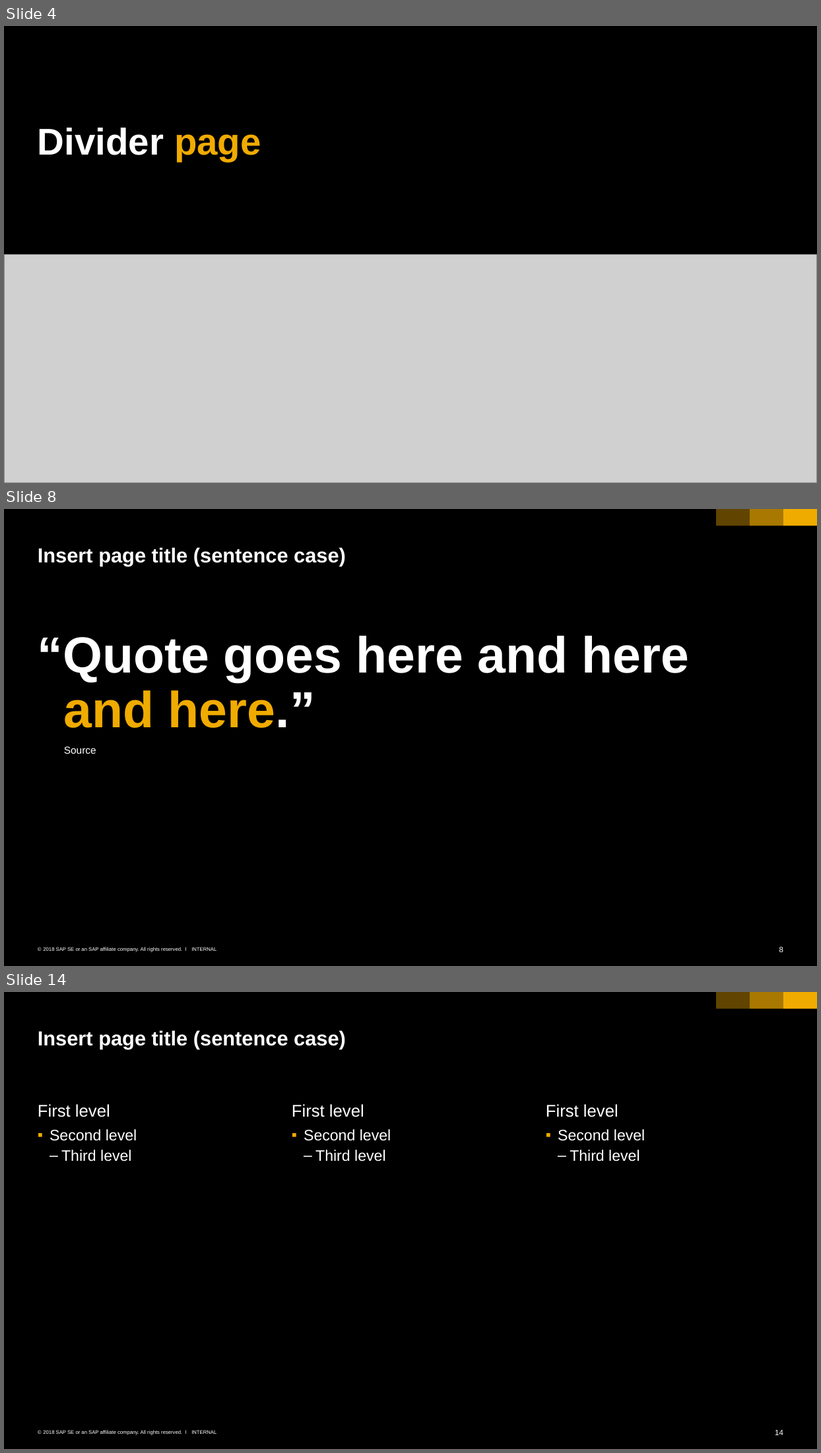
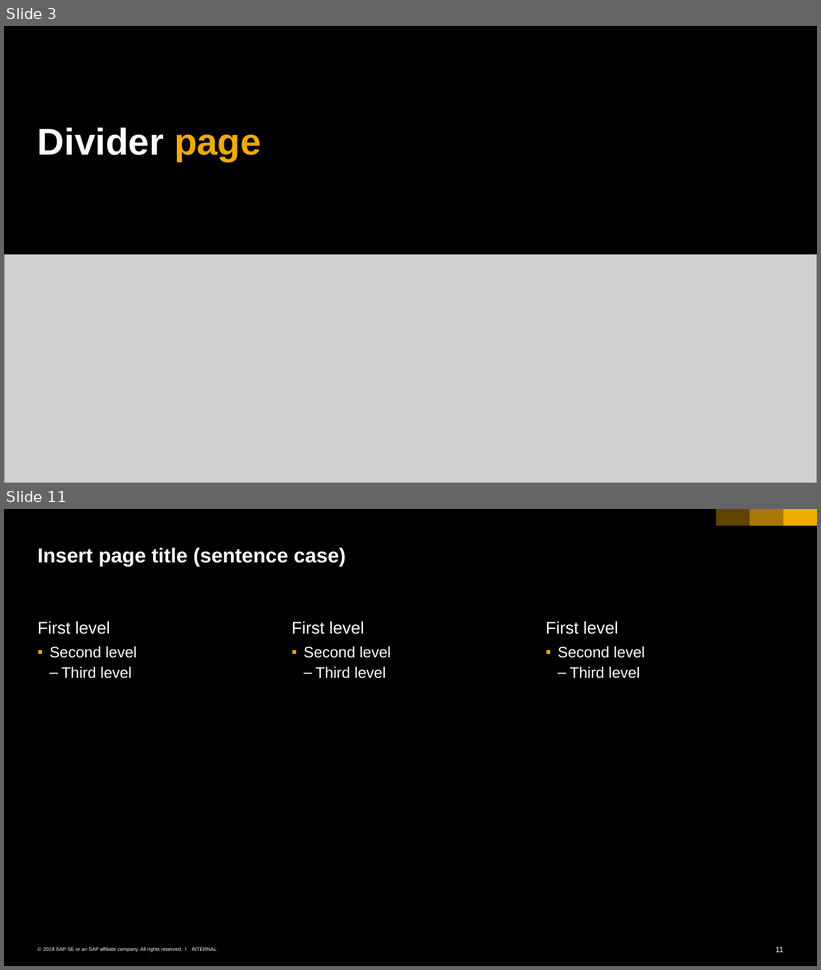
Before and after one commit to HackYourCareer/201805_HYC-devops-community_chapter2, a slide deck: presentation/dc_c2.pptx. Shown one above the other, each under a label of ours: slides 4, 8 and 14 before the commit, slides 3 and 11 after it; the slides between them are not shown. The pictures are 821x1453 and 821x970 pixels, drawn with LibreOffice and Linux fonts; fonts in the diff are those of the drawing; grey boxes stand for pictures. Boxes give left, top, right and bottom in pixels: in the first picture for what was removed or moved away, otherwise in the second. Text is boxed around its words. In the diff, an @@ line names an element or a change of style, - is before the commit and + after.

```diff
--- a/presentation/dc_c2.pptx
+++ b/presentation/dc_c2.pptx
@@ slide 8 removed at <box>4,509,817,966</box>, background #000000; not listed: 6 template elements that a slide beside it also shows @@
@@ title removed at <box>38,547,346,566</box> @@
-Insert page title (sentence case)
@@ text removed at <box>38,636,690,754</box> @@
-“Quote goes here and here and here.”
-  Source
@@ what was slide 4 is now slide 3 @@
@@ what was slide 14 is now slide 11 @@
@@ page number at <box>776,947,783,953</box>: text changed @@
-14
+11
```
Also in this commit, not shown: 1 slide changed, 6 slides added, 8 other slides removed, 17 other files.
